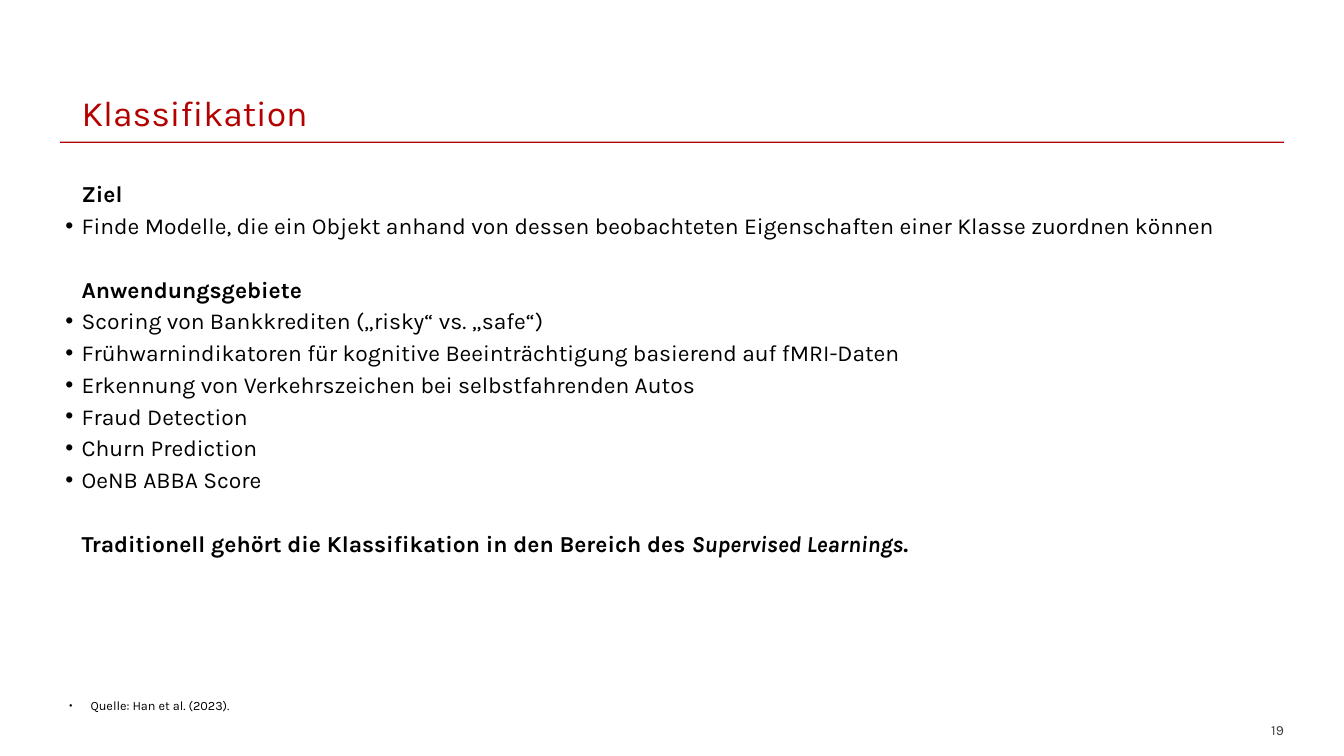
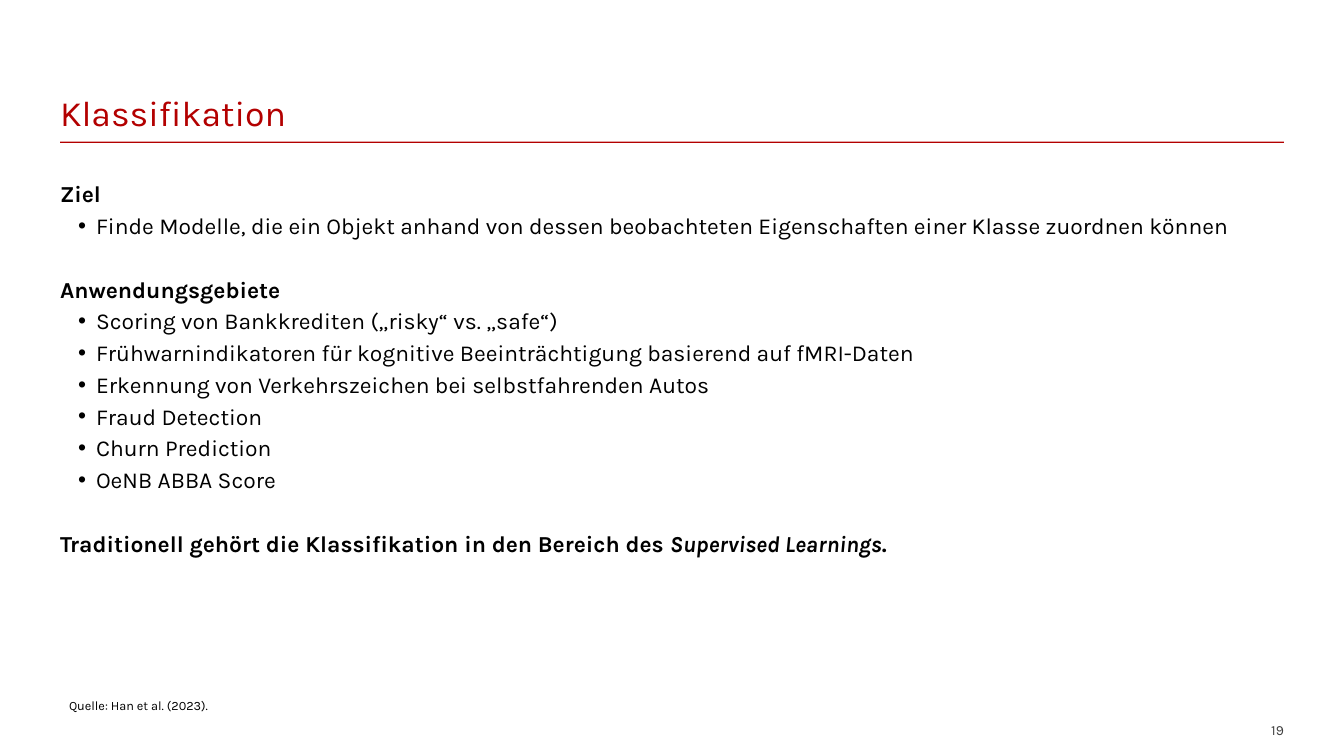
Before and after one commit to franzmohr/intro-data-mining-de, a slide deck: slide 19 of data-mining.odp. Drawn at 1344x756 pixels with LibreOffice and Linux fonts; fonts in the diff are those of the drawing. Boxes give left, top, right and bottom in pixels: in the first picture for what was removed or moved away, otherwise in the second. Text is boxed around its words. In the diff, an @@ line names an element or a change of style, - is before the commit and + after.

```diff
--- a/data-mining.odp
+++ b/data-mining.odp
@@ title "Klassifikation" at box(60, 101, 286, 127): indent changed @@
@@ text "Ziel" at box(60, 186, 1227, 557): indent changed @@
@@ text "Quelle: Han et al. (2023)." at box(69, 701, 208, 712): bullet ● to none @@
```
Also in this commit, not shown: 25 other slides changed.
